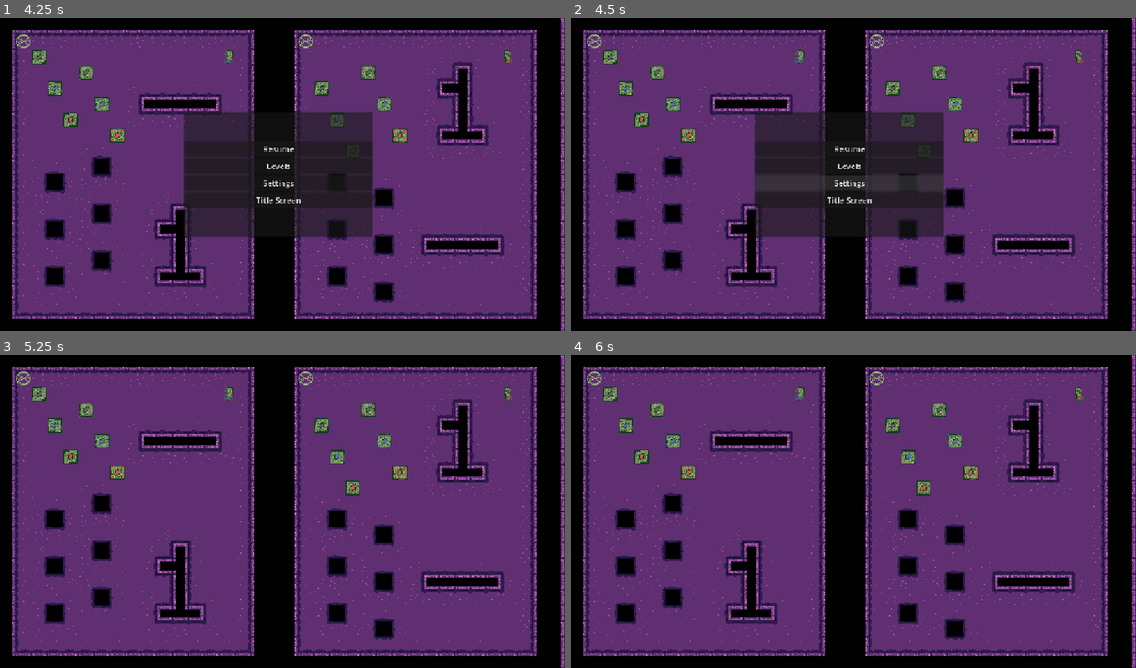
Above: before the commit, frames 1-4 (two rows, left to right).
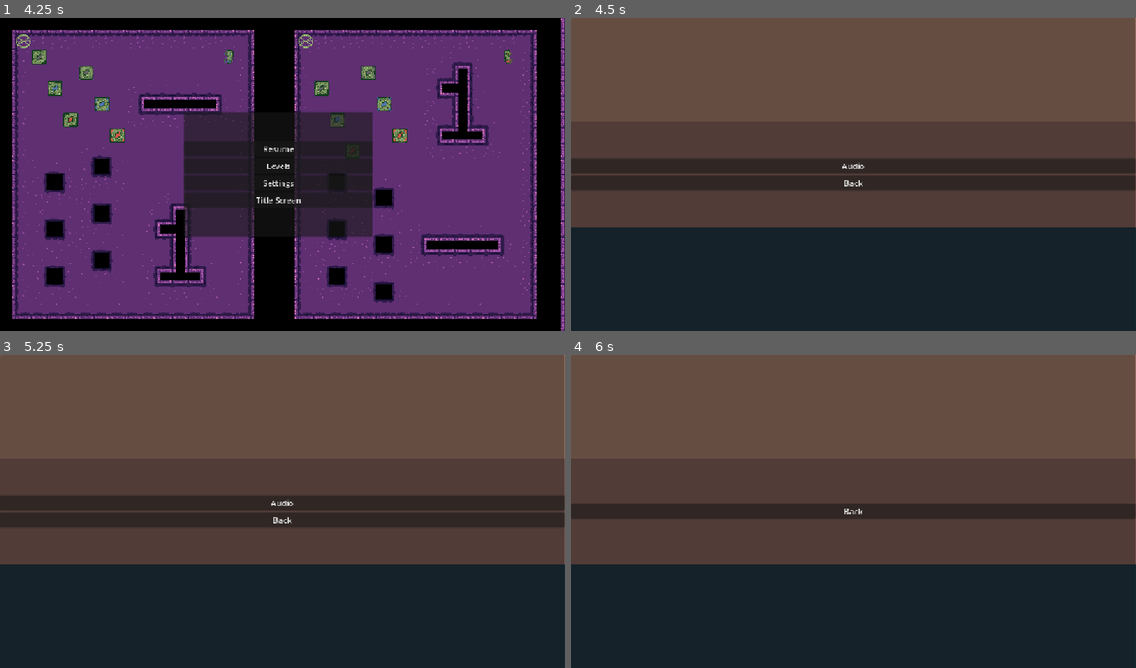
Above: after the commit, the same moments.

Repository: whitsettbe/kcol-f26-gamedevproj-cb
Game: Godot game, scene res://scenes/multilevel.tscn
Two runs of this game, one before a commit and one after it. Both use one fixed random seed, a clock stepped at 60 frames per second and the inputs below.
Inputs (mouse positions are in pixels of both pictures, inside the frame that each line leads up to):
- Up to frame 1 (4.25 s): tap Enter at 0.5 s; hold D (L_right) 0.53-1.28 s; hold Shift (undo) 0.53-1.28 s; tap Space (restart) every 0.75 s from 1.25 to 3.5 s; hold S (L_down) 1.28-2.03 s; tap Shift (undo) at 1.35, 2.85 s; hold D (L_right) 2.03-2.78 s; hold Shift (undo) 2.03-2.78 s; hold W (L_up) 2.78-3.53 s; hold A (L_left) from 3.53 s (still down); hold Shift (undo) from 3.53 s (still down); tap Escape (L_pause) at 4.15 s
- Up to frame 2 (4.5 s): release A (L_left) at 4.25 s; release Shift (undo) at 4.25 s; click "Settings" at 4.25 s
- Up to frame 3 (5.25 s): click "Resume" at 5 s
- Up to frame 4 (6 s): click (847, 502) at 5.75 s, where only the run after the commit has a clickable "Levels"

Frame 1 is identical in both runs. In frame 2, 96% of the frame differs, in the area x 0-100%, y 0-100%; in frame 3, 99%; in frame 4, 99%.

Commit message:
Reconnect settings button to settings menu.

Diff:
--- a/TornAsunder/UI/scenes/pause_menu.tscn
+++ b/TornAsunder/UI/scenes/pause_menu.tscn
@@ -47,5 +47,5 @@
 
 [connection signal="pressed" from="PanelContainer/VBoxContainer/Resume" to="." method="_on_resume_pressed"]
 [connection signal="pressed" from="PanelContainer/VBoxContainer/Levels" to="Layer Navigator" method="open"]
-[connection signal="pressed" from="PanelContainer/VBoxContainer/Settings" to="." method="_on_settings_pressed"]
+[connection signal="pressed" from="PanelContainer/VBoxContainer/Settings" to="Settings" method="open"]
 [connection signal="pressed" from="PanelContainer/VBoxContainer/Title Screen" to="." method="_on_title_screen_pressed"]
